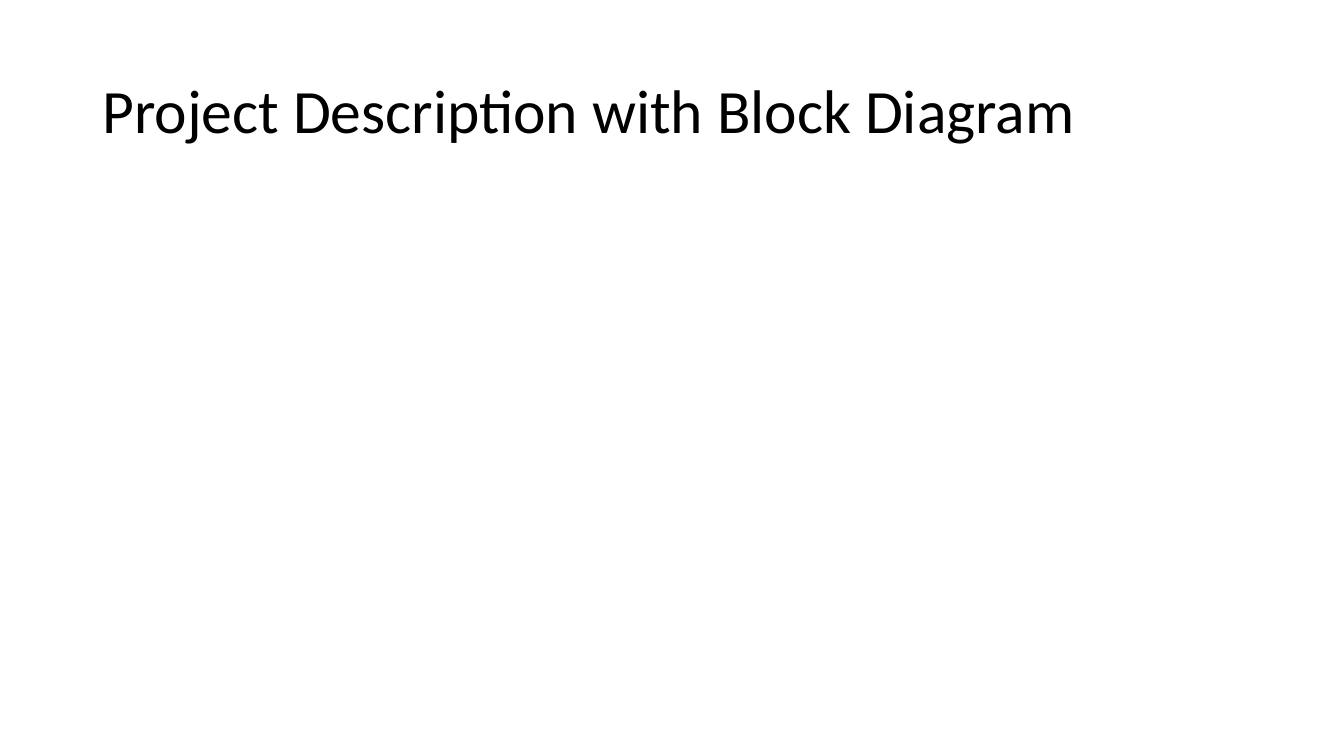
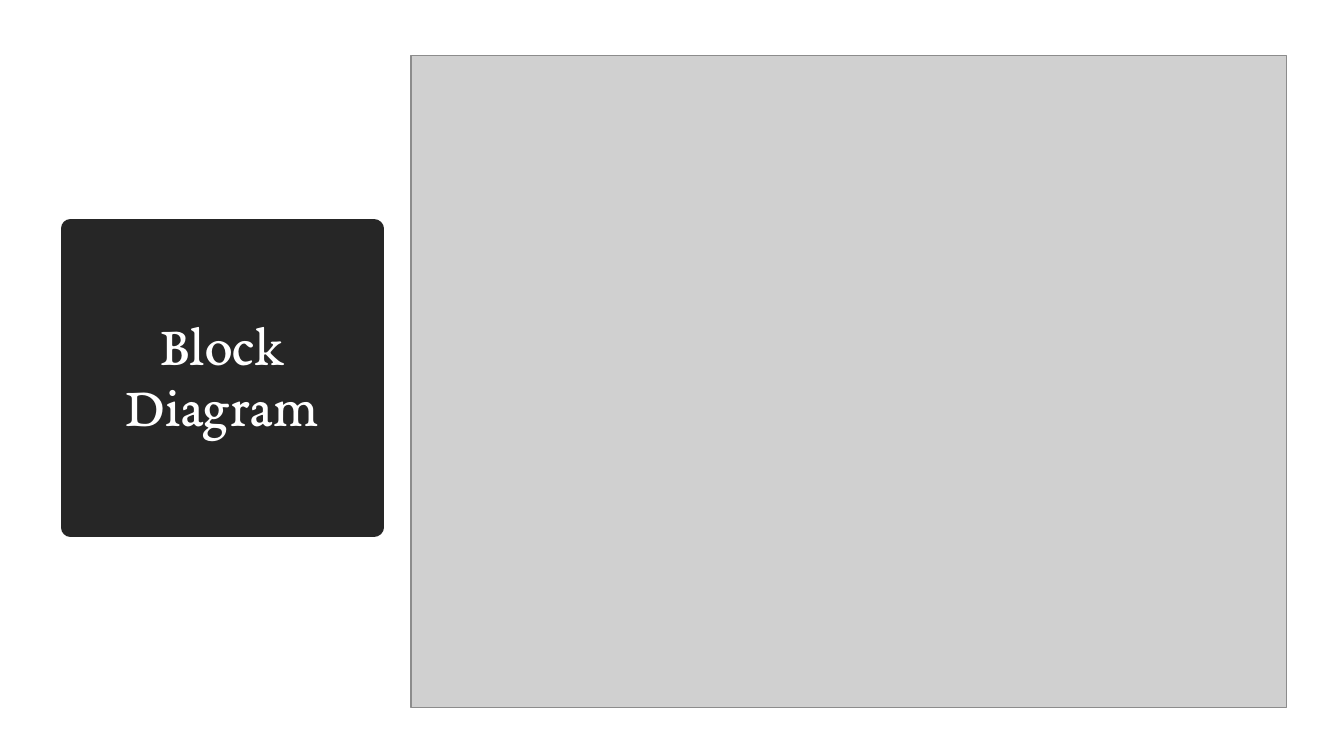
Before and after one commit to School-Related/First-Year, a slide deck: slide 3 of Second Trimester/Basics of Electrical and Electronics Engineering/Lab/Project/[2022] [1st Yr] PBL Activity 8 Bit MP3 Player PPT.pptx. Drawn at 1344x756 pixels with LibreOffice and Linux fonts; fonts in the diff are those of the drawing; grey boxes stand for pictures. Boxes give left, top, right and bottom in pixels: in the first picture for what was removed or moved away, otherwise in the second. Text is boxed around its words. In the diff, an @@ line names an element or a change of style, - is before the commit and + after.

```diff
--- a/Second Trimester/Basics of Electrical and Electronics Engineering/Lab/Project/[2022] [1st Yr] PBL Activity 8 Bit MP3 Player PPT.pptx
+++ b/Second Trimester/Basics of Electrical and Electronics Engineering/Lab/Project/[2022] [1st Yr] PBL Activity 8 Bit MP3 Player PPT.pptx
@@ picture added at [411,55,1287,708] @@
@@ title "Block Diagram": place and size @@
-title "Block Diagram" at [102,90,1074,144]
+title "Block Diagram" at [71,229,374,527]
@@ title "Block Diagram" at [71,229,374,527]: fill none to #262626; outline none to #262626 13.75 pt @@
@@ title at [126,327,319,440]: text changed; size 44 to 40 pt; font Calibri to EB Garamond; text colour #000000 to #FFFFFF @@
-Project Description with Block Diagram
+Block Diagram
```
Also in this commit, not shown: 2 other slides changed, 7 slides added, 3 slides removed, 4 other files.
